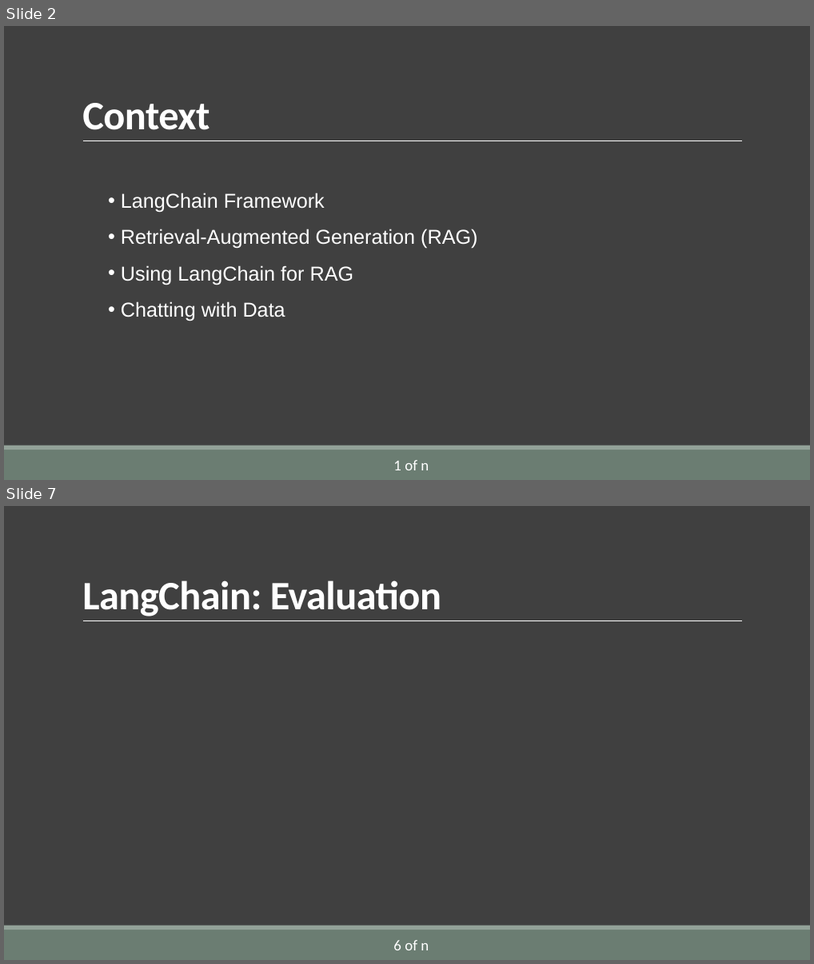
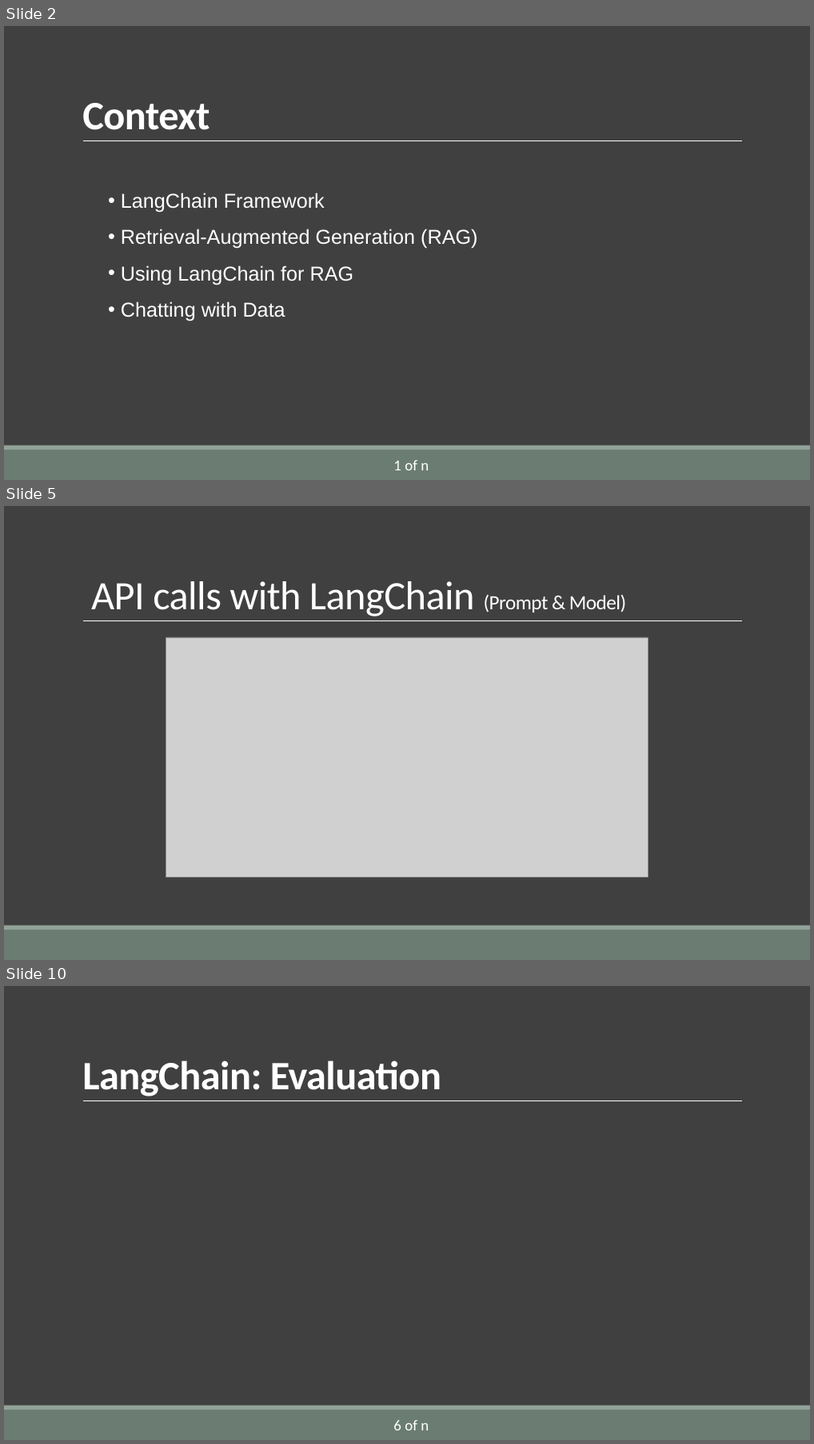
Before and after one commit to AlirezaSaei1/NLP-Assignments, a slide deck: Presentation/Slides/Presentation.pptx. Shown one above the other, each under a label of ours: slides 2 and 7 before the commit, slides 2, 5 and 10 after it; the slides between them are not shown. The pictures are 814x964 and 814x1444 pixels, drawn with LibreOffice and Linux fonts; fonts in the diff are those of the drawing; grey boxes stand for pictures. Boxes give left, top, right and bottom in pixels: in the first picture for what was removed or moved away, otherwise in the second. Text is boxed around its words. In the diff, an @@ line names an element or a change of style, - is before the commit and + after.

```diff
--- a/Presentation/Slides/Presentation.pptx
+++ b/Presentation/Slides/Presentation.pptx
@@ slide 5 added at bbox=[4, 506, 810, 960], background #404040; not listed: 3 template elements that a slide beside it also shows @@
@@ title added at bbox=[91, 581, 626, 616], 48 pt, text #FFFFFF @@
+API calls with LangChain (Prompt & Model)
@@ picture added at bbox=[166, 637, 648, 876] @@
@@ what was slide 7 is now slide 10 @@
```
Also in this commit, not shown: 4 slides changed, 2 other slides added.
